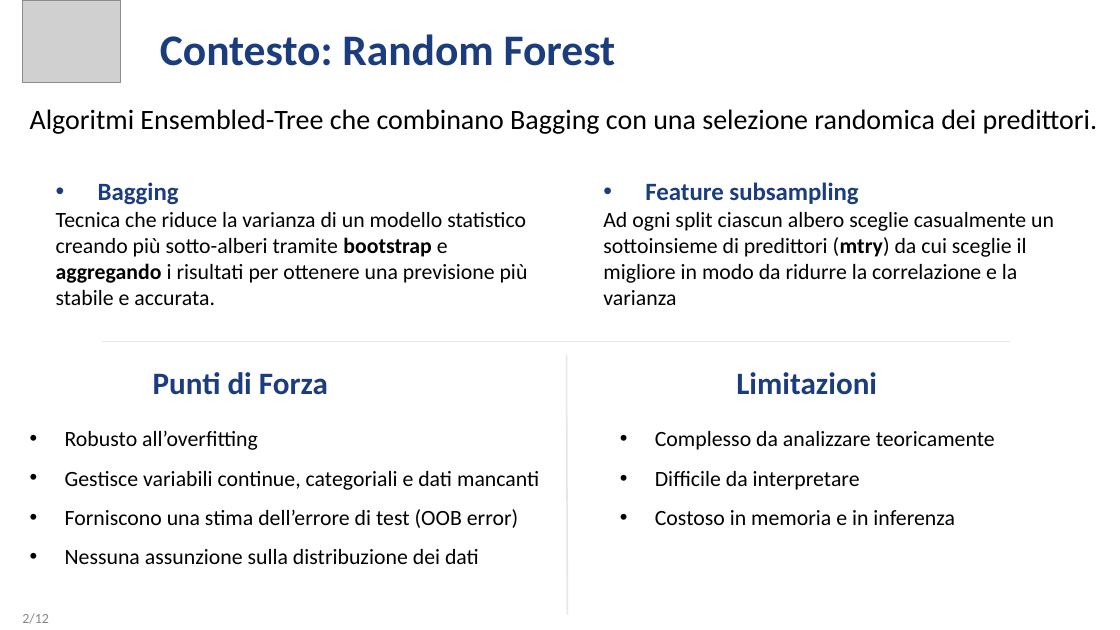
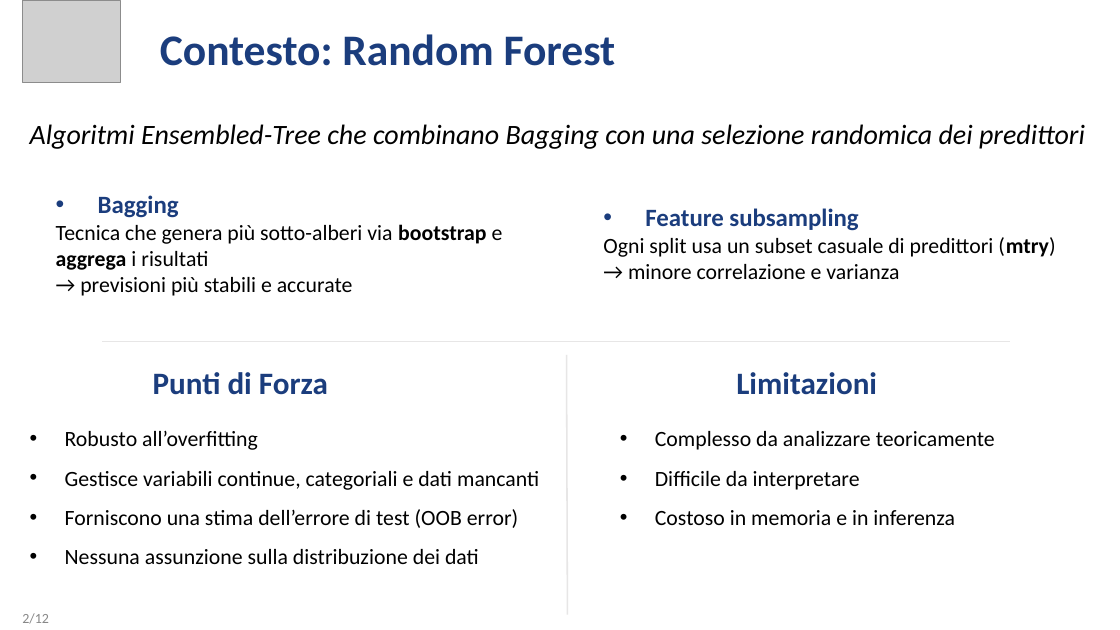
Before and after one commit to Eros-Pinzani/Statistical-Learning, a slide deck: slide 2 of ContestSL/Presentazione_Contest.pptx. Drawn at 1120x630 pixels with LibreOffice and Linux fonts; fonts in the diff are those of the drawing; grey boxes stand for pictures. Boxes give left, top, right and bottom in pixels: in the first picture for what was removed or moved away, otherwise in the second. Text is boxed around its words. In the diff, an @@ line names an element or a change of style, - is before the commit and + after.

```diff
--- a/ContestSL/Presentazione_Contest.pptx
+++ b/ContestSL/Presentazione_Contest.pptx
@@ text at (30, 124, 1085, 149): text changed; italic on @@
-Algoritmi Ensembled-Tree che combinano Bagging con una selezione randomica dei predittori.
+Algoritmi Ensembled-Tree che combinano Bagging con una selezione randomica dei predittori
@@ text at (56, 224, 503, 296): text changed @@
-Tecnica che riduce la varianza di un modello statistico creando più sotto-alberi tramite bootstrap e aggregando i risultati per ottenere una previsione più stabile e accurata.
+Tecnica che genera più sotto-alberi via bootstrap e aggrega i risultati
+→ previsioni più stabili e accurate
@@ text at (603, 237, 1055, 279): text changed @@
-Ad ogni split ciascun albero sceglie casualmente un sottoinsieme di predittori (mtry) da cui sceglie il migliore in modo da ridurre la correlazione e la varianza
+Ogni split usa un subset casuale di predittori (mtry) → minore correlazione e varianza
```
Also in this commit, not shown: 3 other slides changed.
